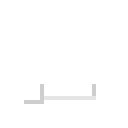
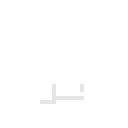
Layer changes from the first 128px x 128px image to the second:
painted on "Layer 2" over [24,84,96,104]
